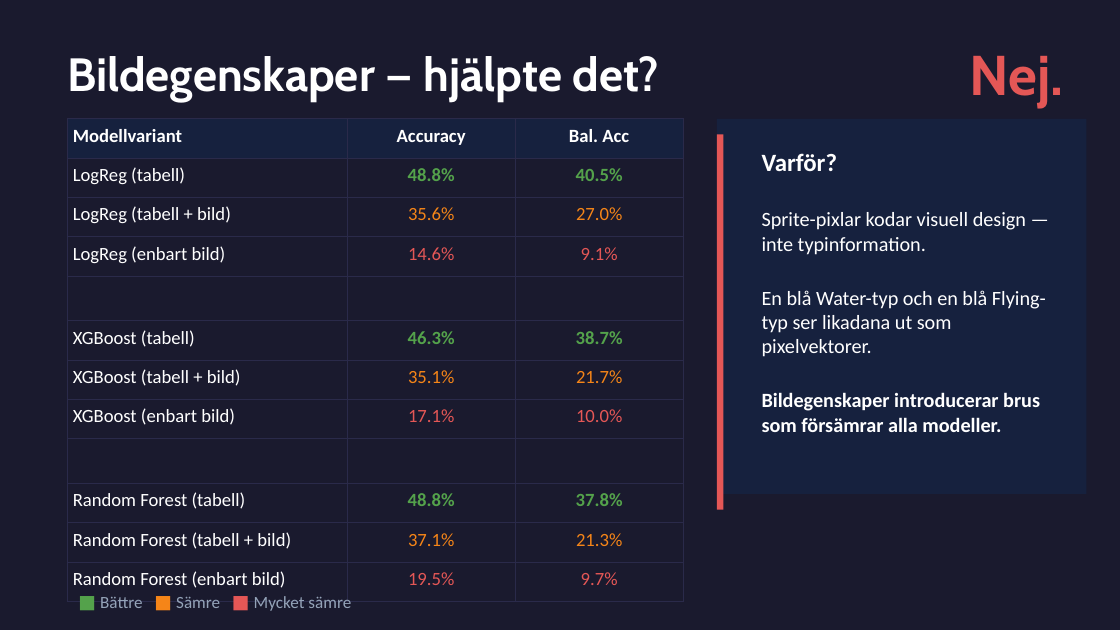
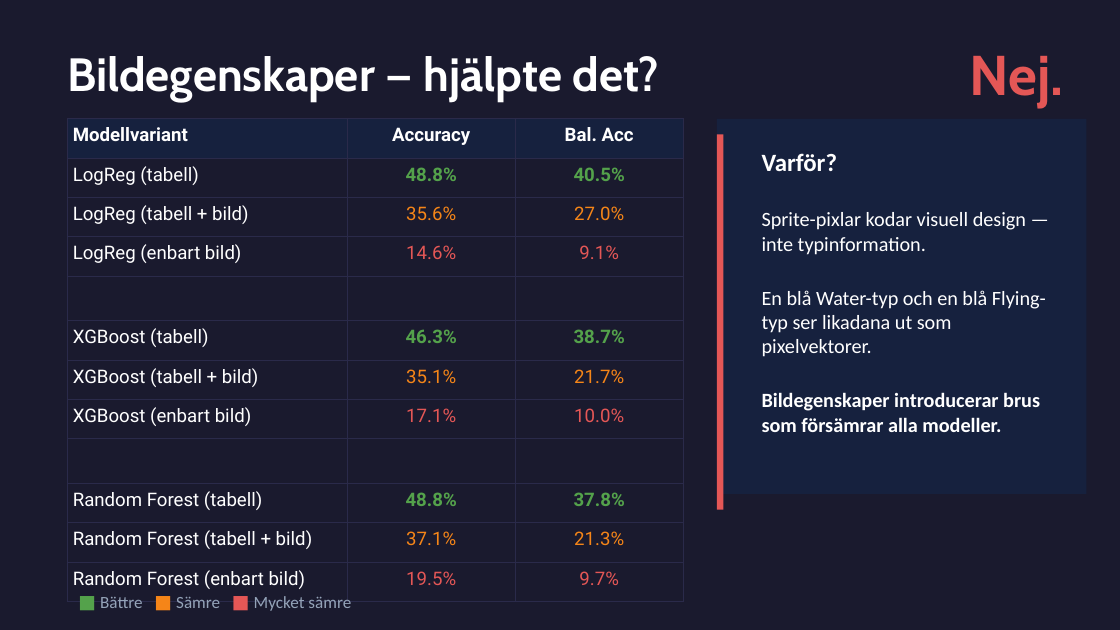
Before and after one commit to VendelaSW/Pokemon-supervised-learning, a slide deck: slide 10 of mockemon_presentation.pptx (slide 9 before the commit). Drawn at 1120x630 pixels with LibreOffice and Linux fonts; fonts in the diff are those of the drawing. Boxes give left, top, right and bottom in pixels: in the first picture for what was removed or moved away, otherwise in the second. Text is boxed around its words. In the diff, an @@ line names an element or a change of style, - is before the commit and + after.

Commit message:
updated pp

```diff
--- a/mockemon_presentation.pptx
+++ b/mockemon_presentation.pptx
@@ table at <box>67,119,683,593</box> @@
@@ font Calibri to Roboto @@
```
Also in this commit, not shown: 1 slide added.
